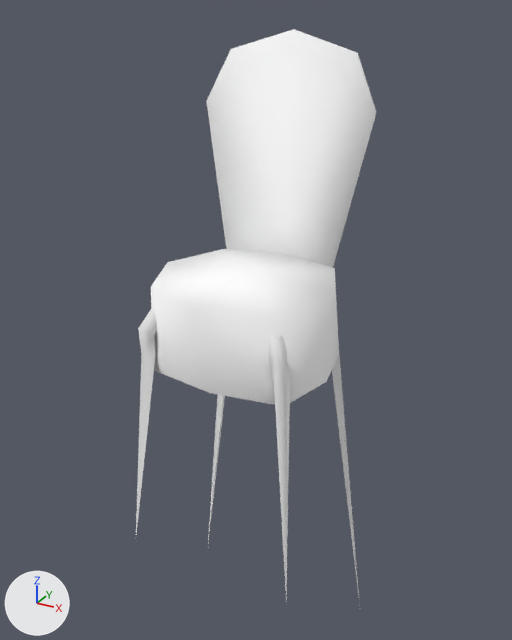
Before and after pictures for a commit that changed the glTF model public/3d/item/model__item__shop.ofs_3335_0/3335IMIG11_04.gltf.
Camera for both pictures: a 50 mm lens placed at (1.15, -2.02, 1.3), pointed at (-0.02, 0.12, 0.23). Arrows for +X, +Y and +Z are at lower left; the lights stay in place. The older version comes first.

The first picture shows '3335IMIG11_04'.
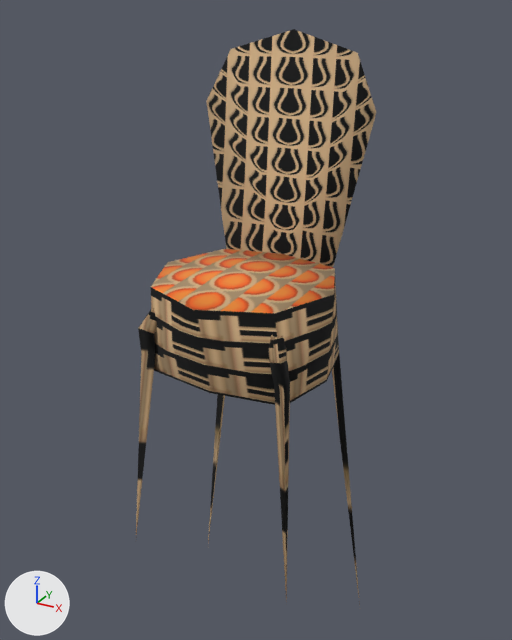
What the commit changed:
Picture 'imig11_04_0' (img_imig11_04_0) is new.
Picture 'imig11_04_1' (img_imig11_04_1) is new.
Picture 'imig11_04_2' (img_imig11_04_2) is new.
In material 'imig11_04_2' (mat_imig11_04_2), base_color is no longer (1.0, 1.0, 1.0), white #ffffff.
In material 'imig11_04_2' (mat_imig11_04_2), texture is now set to img_imig11_04_2.
In material 'imig11_04_1' (mat_imig11_04_1), base_color is no longer (1.0, 1.0, 1.0), white #ffffff.
In material 'imig11_04_1' (mat_imig11_04_1), texture is now set to img_imig11_04_1.
In material 'imig11_04_0' (mat_imig11_04_0), base_color is no longer (1.0, 1.0, 1.0), white #ffffff.
In material 'imig11_04_0' (mat_imig11_04_0), texture is now set to img_imig11_04_0.

Changed parts and their boxes (x1, y1, x2, y2) in the pictures (512 x 640 px):
'3335IMIG11_04', surface changed (darker)
    both: (136, 29, 376, 599)
